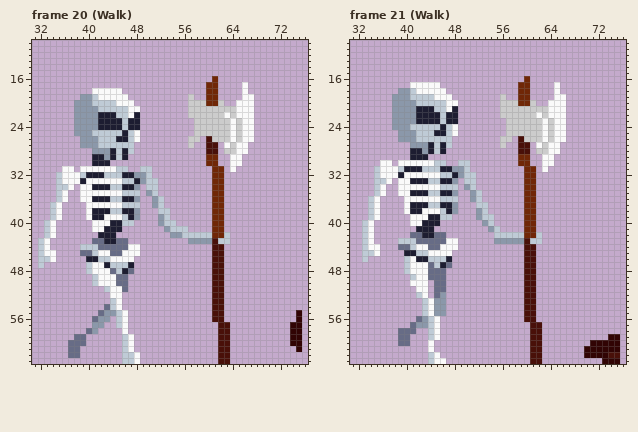
One commit to this pixel-art file: design/skeleton-hero/gif-pack/axe-White.aseprite. That is the earlier state.
96x64 pixels, 58 frames. Shown: frame 20 (Walk): x 31..76, y 10..63; frame 21 (Walk): x 31..76, y 10..63. The commit also changed other frames, which this record leaves out.
New version:
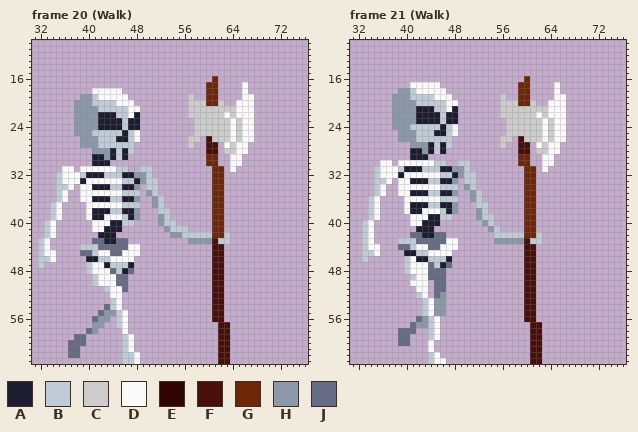
Palette (. is transparent): A #1d1d31  B #bfcbd6  C #cccccc  D #fafafa  E #310404  F #491009  G #702707  H #8b98aa  J #676c86
What changed:
Frame 20 (Walk):
y 55..56: x 75 E -> .
y 57..60: x 74..75 EE -> ..
y 61: x 75 E -> .
Frame 21 (Walk):
y 59: x 74..75 EE -> ..
y 60: x 71..75 EEEEE -> .....
y 61: x 70..75 EEEEEE -> ......
y 62: x 70..75 EEEEFF -> ......
y 63: x 73..75 EEE -> ...
